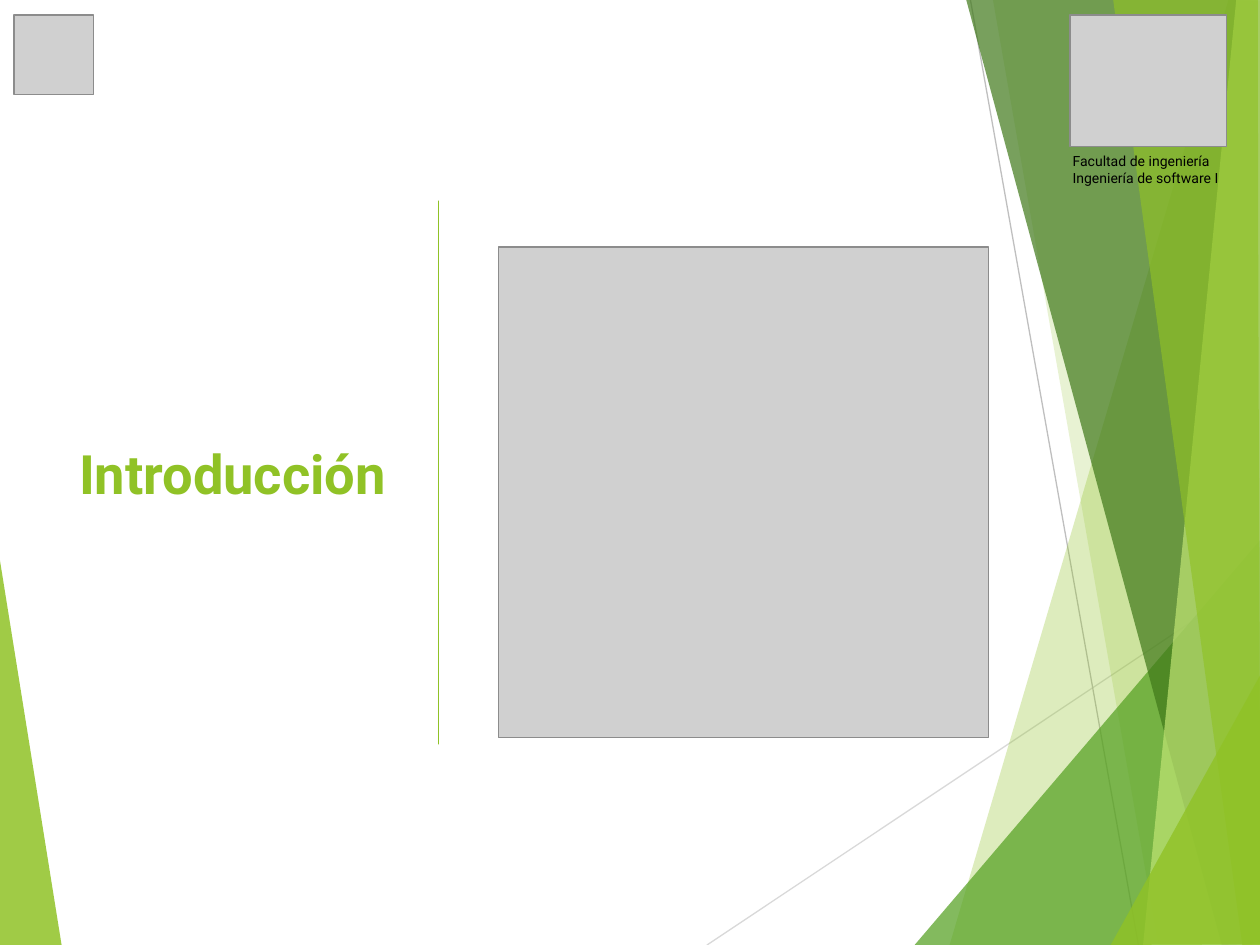
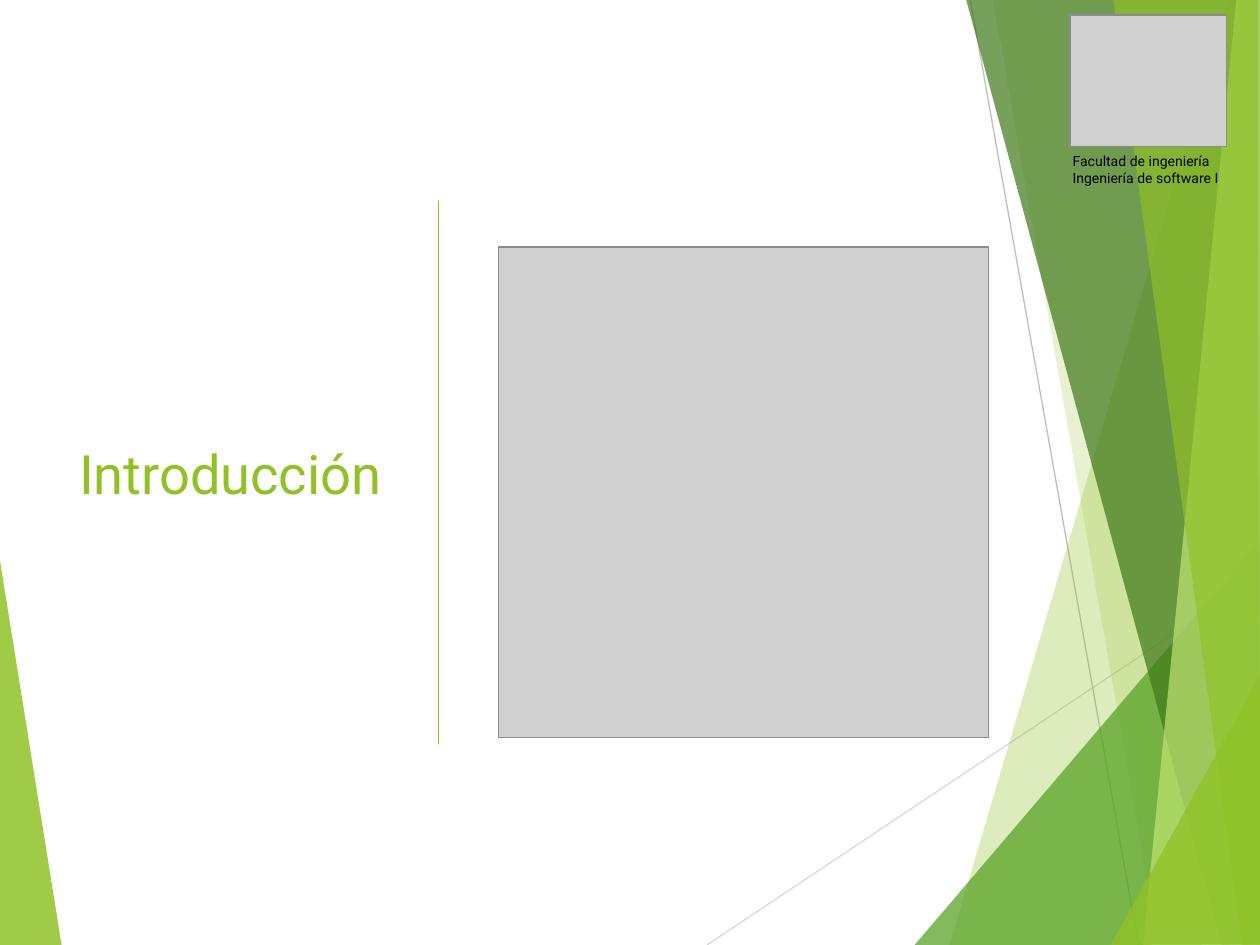
Before and after one commit to vixo23/ING-DE-SOFTWARE, a slide deck: slide 3 of INCREMENTO3/Ppt/PPt Tercer incremento scrum++.pptx. Drawn at 1260x945 pixels with LibreOffice and Linux fonts; fonts in the diff are those of the drawing; grey boxes stand for pictures. Boxes give left, top, right and bottom in pixels: in the first picture for what was removed or moved away, otherwise in the second. Text is boxed around its words. In the diff, an @@ line names an element or a change of style, - is before the commit and + after.

```diff
--- a/INCREMENTO3/Ppt/PPt Tercer incremento scrum++.pptx
+++ b/INCREMENTO3/Ppt/PPt Tercer incremento scrum++.pptx
@@ picture removed at (14,15,93,94) @@
@@ title "Introducción" at (79,453,381,495): bold off @@
```
Also in this commit, not shown: 9 other slides changed, 1 slide added, 1 slide removed.
